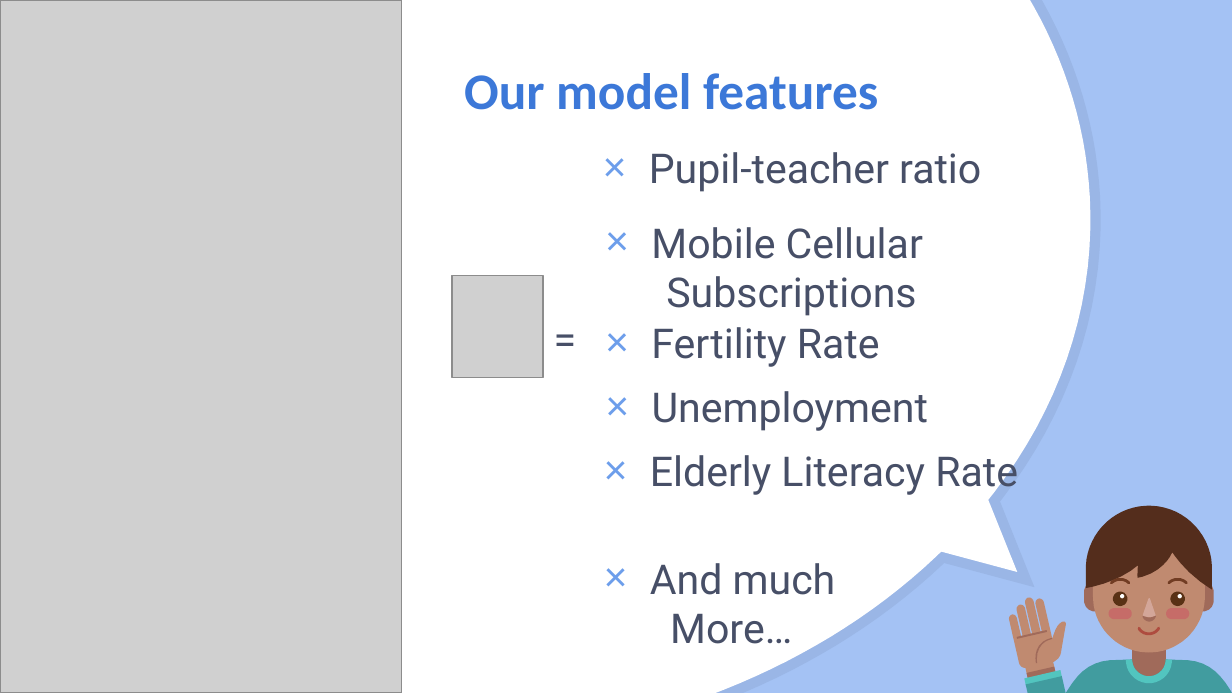
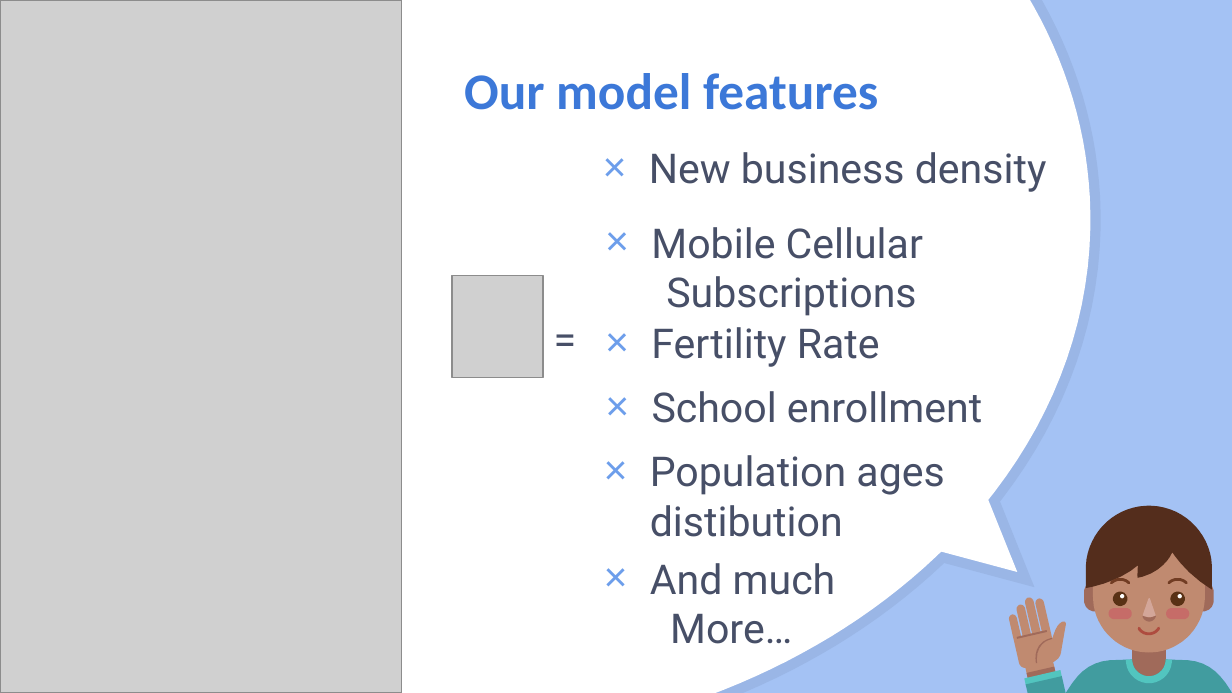
Before and after one commit to acrola/WorkShopDS, a slide deck: slide 8 of Happppy.pptx. Drawn at 1232x693 pixels with LibreOffice and Linux fonts; fonts in the diff are those of the drawing; grey boxes stand for pictures. Boxes give left, top, right and bottom in pixels: in the first picture for what was removed or moved away, otherwise in the second. Text is boxed around its words. In the diff, an @@ line names an element or a change of style, - is before the commit and + after.

Commit message:
Presentation ready

```diff
--- a/Happppy.pptx
+++ b/Happppy.pptx
@@ text at <box>649,152,1047,192</box>: text changed @@
-× Pupil-teacher ratio
+× New business density
@@ text at <box>652,391,982,423</box>: text changed @@
-× Unemployment
+× School enrollment
@@ text at <box>650,455,944,537</box>: text changed @@
-× Elderly Literacy Rate
+× Population ages distibution
```
Also in this commit, not shown: 1 other slide changed.
